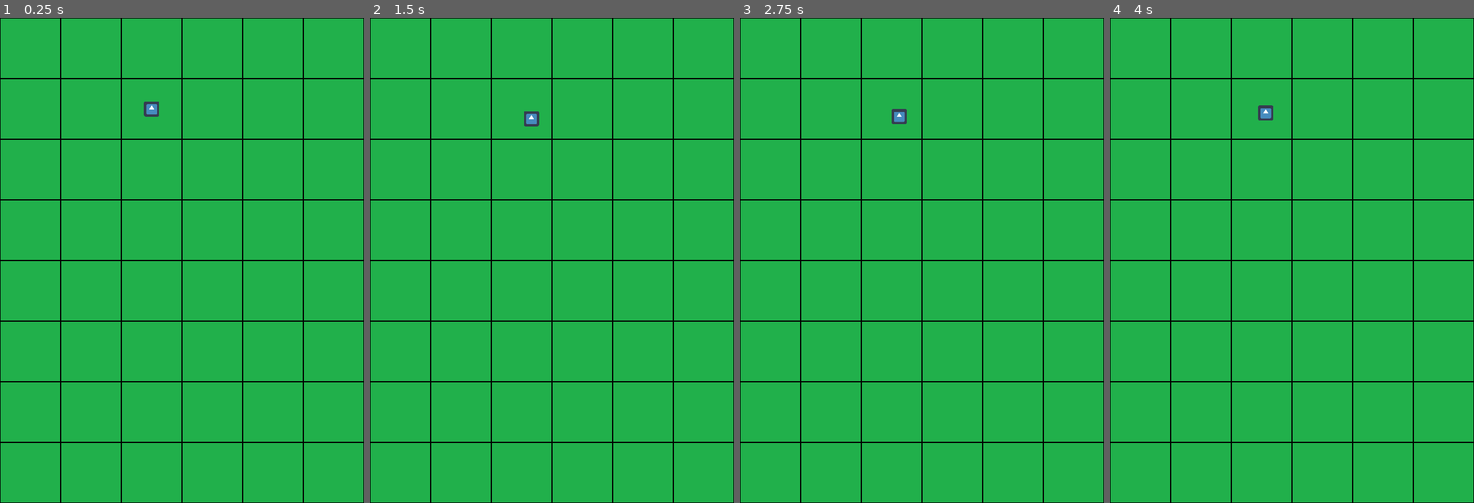
Above: before the commit, frames 1-4 (left to right).
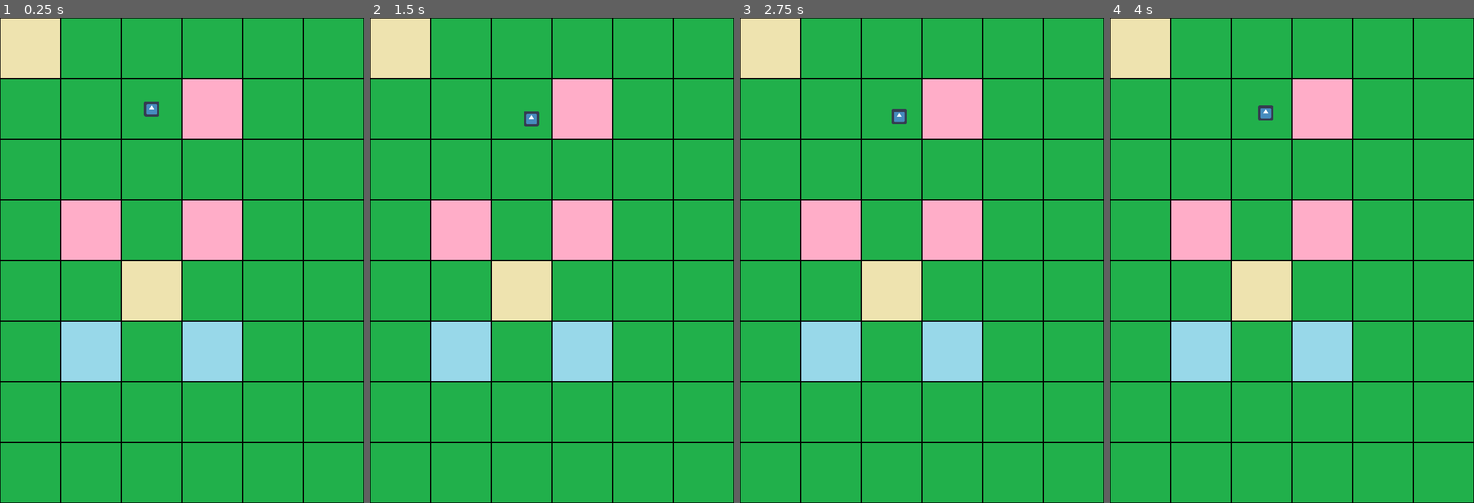
Above: after the commit, the same moments.

Repository: 5deouros/bunnythief
Game: Godot game, scene res://Sandbox/Sandbox.tscn
The game is run twice, just before and just after one commit, with the same random seed, the same clock (stepped at 60 frames per second) and the same inputs. The project has no main scene, so this scene is started directly. The engine's default icon, where the game draws it, is replaced by a stand-in: a white triangle on a blue panel in a dark square.
Inputs (mouse positions are in pixels of both pictures, inside the frame that each line leads up to):
- Up to frame 1 (0.25 s): no input
- Up to frame 2 (1.5 s): tap Enter at 0.5 s; move the mouse to (632, 236) at 0.52 s; click (632, 236) at 0.6 s; move the mouse to (479, 284) at 1.27 s; click (479, 284) at 1.35 s
- Up to frame 3 (2.75 s): move the mouse to (958, 153) at 2.02 s; click (958, 153) at 2.1 s
- Up to frame 4 (4 s): move the mouse to (1273, 357) at 2.77 s; click (1273, 357) at 2.85 s; move the mouse to (1401, 333) at 3.52 s; click (1401, 333) at 3.6 s

The runs differ from the first frame. In frame 1, 14% of the frame differs, in the area x 0-67%, y 0-75%; in frame 2, 14%; in frame 3, 14%; in frame 4, 14%.

Commit message:
Started creating square color recognition

Diff:
--- a/Project/Characters/Player.gd
+++ b/Project/Characters/Player.gd
@@ -12,8 +12,14 @@
 var movement_axis = Vector2(0, 0) # Axis of direction in which player is moving
 var animation_step # Number of animation action to be played
 
+# Flower map variables
+var flowers_map # TileMap with flower cells
+export var offset = int() # Offset of moving TileMap
+var flower_idx # index of the flower tile player is moving to
+
 func _ready():
 	speed = start_speed
+	flowers_map = get_tree().get_nodes_in_group('flowers')[0]
 	#manage_animation() # First calls management of animation to be sure that player's animation will start with the correct gender sprite
 	pass
 
@@ -27,6 +33,18 @@
 		# Checks if player's position is not the first point of the Array with the path to be followed
 		if position != walk_target_array.front():
 			var target_pos = walk_target_array.front() # Makes first point of movement path Array be target of walking direction
+			if flowers_map.plants_grid.has(String(Vector3(target_pos.x - offset, target_pos.y - offset, 0))):
+				if flower_idx != flowers_map.plants_grid[String(Vector3(target_pos.x - offset, target_pos.y - offset, 0))]:
+					flower_idx = flowers_map.plants_grid[String(Vector3(target_pos.x - offset, target_pos.y - offset, 0))]
+					if flower_idx == 0:
+						print("going to a pink square")
+					elif flower_idx == 1:
+						print("going to a yellow square")
+					elif flower_idx == 2:
+						print("going to a blue square")
+			else:
+				if flower_idx != -1:
+					flower_idx = -1
 			if position == target_pos: # Checks if target position isn't already reached
 				move_enabled = false # Disables movement
 				movement_axis = Vector2(0, 0) # Updates movement axis to zero as player is not allowed to move
@@ -60,6 +78,7 @@
 					else: movement_axis.y = 0; #manage_animation()
 		else: # Removes first point from path points' Array to allow moving to the next point
 			walk_target_array.remove(0)
+
 			#manage_animation() # Calls an animation management to change to next moving point's direction
 			move_enabled = true # Re-enables movement
 
--- a/Project/Characters/Player.tscn
+++ b/Project/Characters/Player.tscn
@@ -20,6 +20,7 @@
 script = ExtResource( 1 )
 start_speed = 1.0
 female = false
+offset = 0
 
 [node name="PlayerCollisionShape" type="CollisionShape2D" parent="."]
 shape = SubResource( 1 )
--- a/Project/Sandbox/Sandbox.tscn
+++ b/Project/Sandbox/Sandbox.tscn
@@ -1,11 +1,15 @@
-[gd_scene load_steps=3 format=2]
+[gd_scene load_steps=4 format=2]
 
 [ext_resource path="res://Utility/PathFollowingMap.tscn" type="PackedScene" id=1]
-[ext_resource path="res://Characters/Player.tscn" type="PackedScene" id=2]
+[ext_resource path="res://Utility/FlowersMap.tscn" type="PackedScene" id=2]
+[ext_resource path="res://Characters/Player.tscn" type="PackedScene" id=3]
 
 [node name="Sandbox" type="Node"]
 
 [node name="PathFollowingMap" parent="." instance=ExtResource( 1 )]
 
-[node name="Player" parent="." instance=ExtResource( 2 )]
+[node name="FlowersMap" parent="." instance=ExtResource( 2 )]
+
+[node name="Player" parent="." instance=ExtResource( 3 )]
 position = Vector2( 625, 400 )
+offset = 128
--- a/Project/Utility/FlowersMap.gd
+++ b/Project/Utility/FlowersMap.gd
@@ -11,10 +11,3 @@
 		for plant in plants:
 			var grid_pos = map_to_world(plant, false)
 			plants_grid[String(Vector3(grid_pos.x, grid_pos.y, 0))] = id
-
-	print(plants_grid)
-
-	pass
-
-func _process(delta):
-	pass
--- a/Project/Utility/FlowersMap.tscn
+++ b/Project/Utility/FlowersMap.tscn
@@ -6,7 +6,9 @@
 [node name="FlowersMap" type="Node2D"]
 _sections_unfolded = [ "Transform" ]
 
-[node name="TileMap" type="TileMap" parent="."]
+[node name="TileMap" type="TileMap" parent="." groups=[
+"flowers",
+]]
 mode = 0
 tile_set = ExtResource( 1 )
 cell_size = Vector2( 256, 256 )
@@ -25,7 +27,6 @@
 format = 1
 tile_data = PoolIntArray( 0, 1, 0, 65539, 0, 0, 196609, 0, 0, 196611, 0, 0, 262146, 1, 0, 327681, 2, 0, 327683, 2, 0 )
 script = ExtResource( 2 )
-_sections_unfolded = [ "Cell" ]
 __meta__ = {
 "_edit_lock_": true
 }
